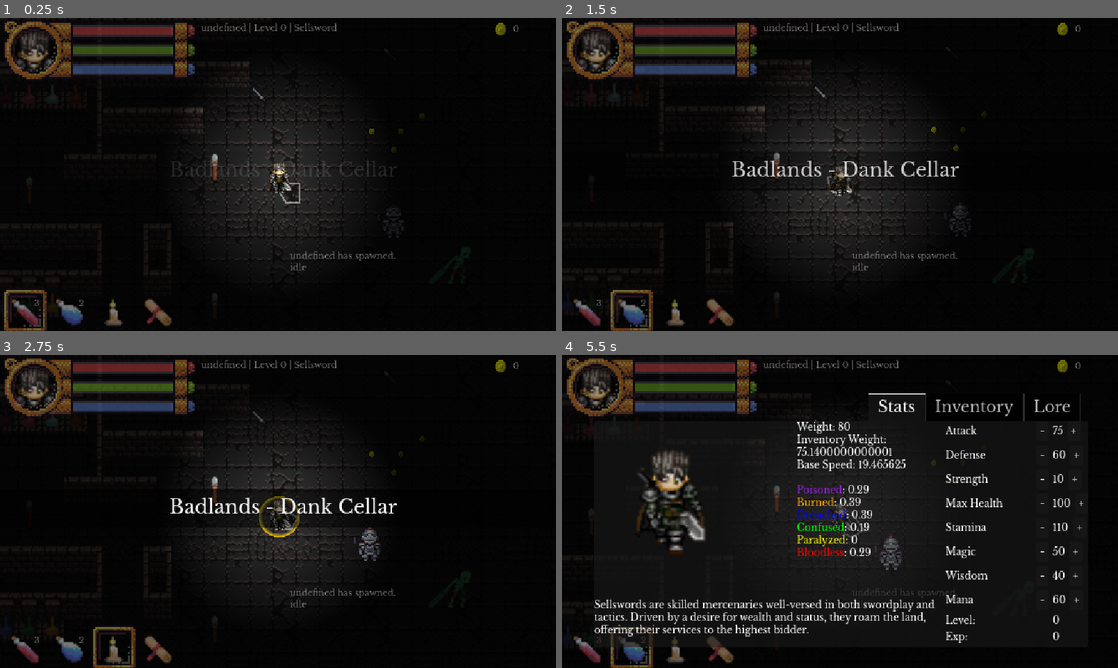
Above: before the commit, frames 1-4 (two rows, left to right).
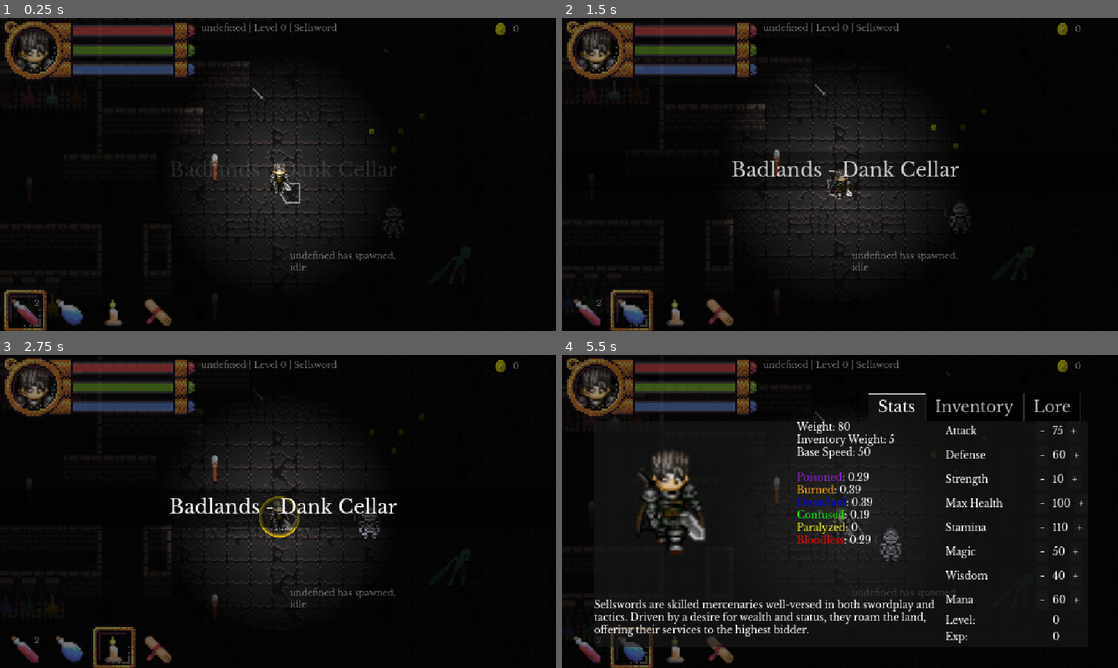
Above: after the commit, the same moments.

Repository: bbm-games/dankcryptic
Game: Godot game, scene res://game.tscn
Same seed, same stepped clock (60 frames per second), same inputs: the game is played once before the commit and once after it. This scene is started directly instead of the project's main scene.
Inputs (mouse positions are in pixels of both pictures, inside the frame that each line leads up to):
- Up to frame 1 (0.25 s): no input
- Up to frame 2 (1.5 s): move the mouse to (951, 55) at 0.52 s; hold Right (item_right) 0.53-1.28 s; hold E (chat) 0.53-1.28 s; click (951, 55) at 0.67 s; move the mouse to (817, 93) at 1.27 s; hold S (walk_down) from 1.28 s (still down); click (817, 93) at 1.35 s
- Up to frame 3 (2.75 s): tap E (chat) at 1.55, 2.3 s; move the mouse to (333, 442) at 2.02 s; release S (walk_down) at 2.03 s; hold Right (item_right) from 2.03 s (still down); hold Right mouse button (block) from 2.03 s (still down)
- Up to frame 4 (5.5 s): move the mouse to (812, 574) at 2.77 s; release Right (item_right) at 2.78 s; release Right mouse button (block) at 2.78 s; hold W (walk_up) 2.78-3.53 s; tap E (chat) at 2.85, 3.8, 4.55, 5.3 s; click (812, 574) at 2.92 s; move the mouse to (1006, 558) at 3.52 s; hold Space (dash) 3.53-4.28 s; hold Left (item_left) 3.53-5.03 s; tap Tab (playerMenu) at 4.15 s; move the mouse to (673, 464) at 4.27 s; tap 1 (item_1) at 4.35 s; move the mouse to (867, 511) at 5.02 s; hold S (walk_down) from 5.03 s (still down); hold 2 (item_2) from 5.03 s (still down); click (867, 511) at 5.17 s

The runs differ from the first frame. In frame 1, less than 0.1% of the frame differs, in the area x 6-15%, y 90-92%; in frame 2, 2.2%; in frame 3, 1.8%; in frame 4, 2.6%, in the area x 4-70%, y 5-92%.

Commit message:
added item pickup

Diff:
--- a/game.gd
+++ b/game.gd
@@ -179,12 +179,12 @@
 	get_node("CanvasLayer2/playerMenu/Lore/VBoxContainer2/RichTextLabel").set_text(lore_data['promotional'])
 
 	# OPTIONAL: Give player all the quick items
-	for item in all_quick_items:
-		player_data['inventory'].append(item['id'])
+	#for item in all_quick_items:
+	#	player_data['inventory'].append(item['id'])
 
 	# OPTIONAL: Give player all the weapon items
-	for item in all_weapons:
-		player_data['inventory'].append(item['id'])
+	#for item in all_weapons:
+	#	player_data['inventory'].append(item['id'])
 
 	# OPTIONAL: Give player all the armor items
 	#for item in all_armors:
@@ -224,7 +224,7 @@
 
 # useful function for searching through a list of json documents
 # and retrieving the value for a key for a document that has a certain id
-func searchDocsInList(list, uniquekey, uniqueid, key):
+func searchDocsInList(list, uniquekey: String, uniqueid: String, key: String):
 	for doc in list:
 		if doc[uniquekey] == uniqueid:
 			if key in doc.keys():
@@ -562,7 +562,6 @@
 		get_node('player/hitBox').look_at(mouse_event_global_pos)
 	if event.is_action_pressed("zoom_in") and not playerMenu.visible:
 		if currentZoom <= 2:
-
 			currentZoom += 0.03
 		else:
 			currentZoom = 2
@@ -754,8 +753,13 @@
 		for body in get_node('player/hitBox').get_overlapping_bodies():
 			if body.is_ground_item:
 				player_body.get_node('grabSoundPlayer').play()
-				chatBoxAppend("Picked up " + body.item_id)
-				# TODO: add item to the inventory
+				var itemname = searchDocsInList(all_items, 'id', body.item_id, 'name')
+				if itemname:
+					chatBoxAppend("Picked up " + itemname)
+				else:
+					chatBoxAppend("Picked up item with id " + body.item_id + ' could not find in database')
+				# add item to the inventory
+				player_data['inventory'].append(body.item_id)
 				# remove item from world.
 				body.queue_free()
 	if event.is_action_released("chat"):
